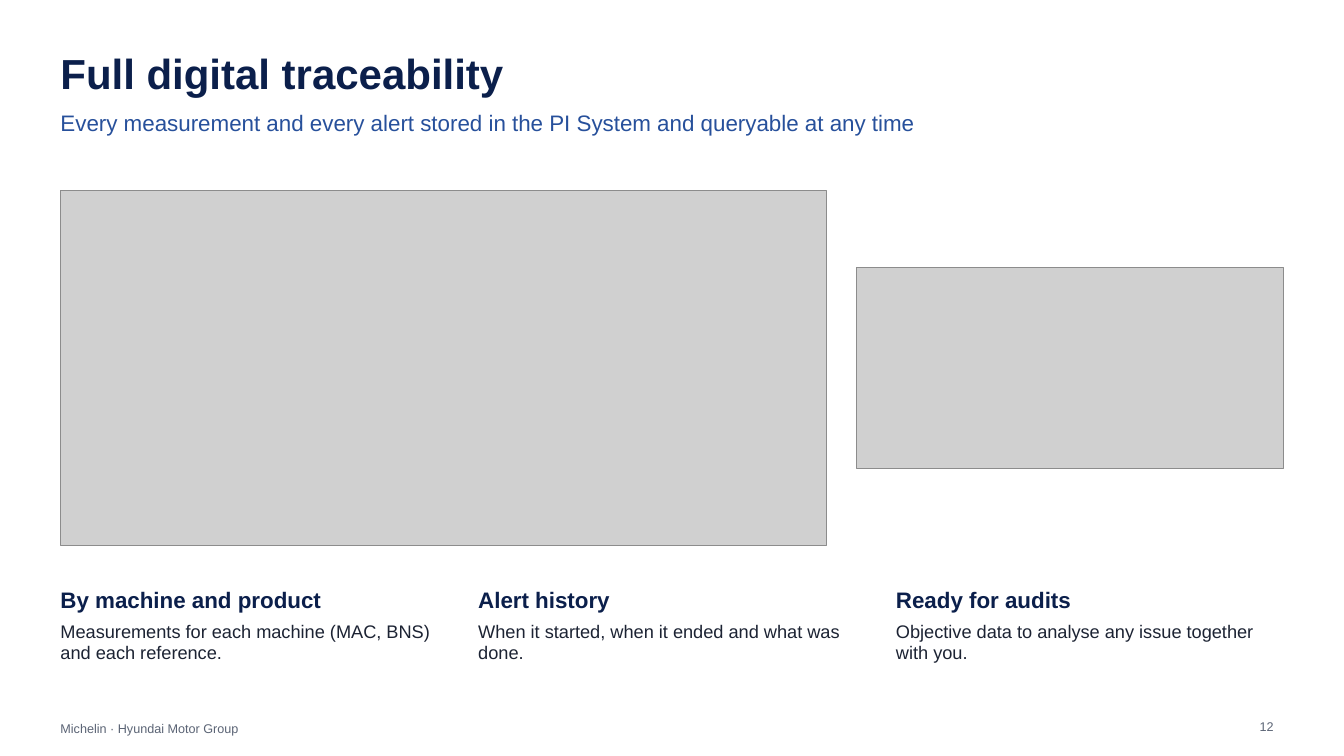
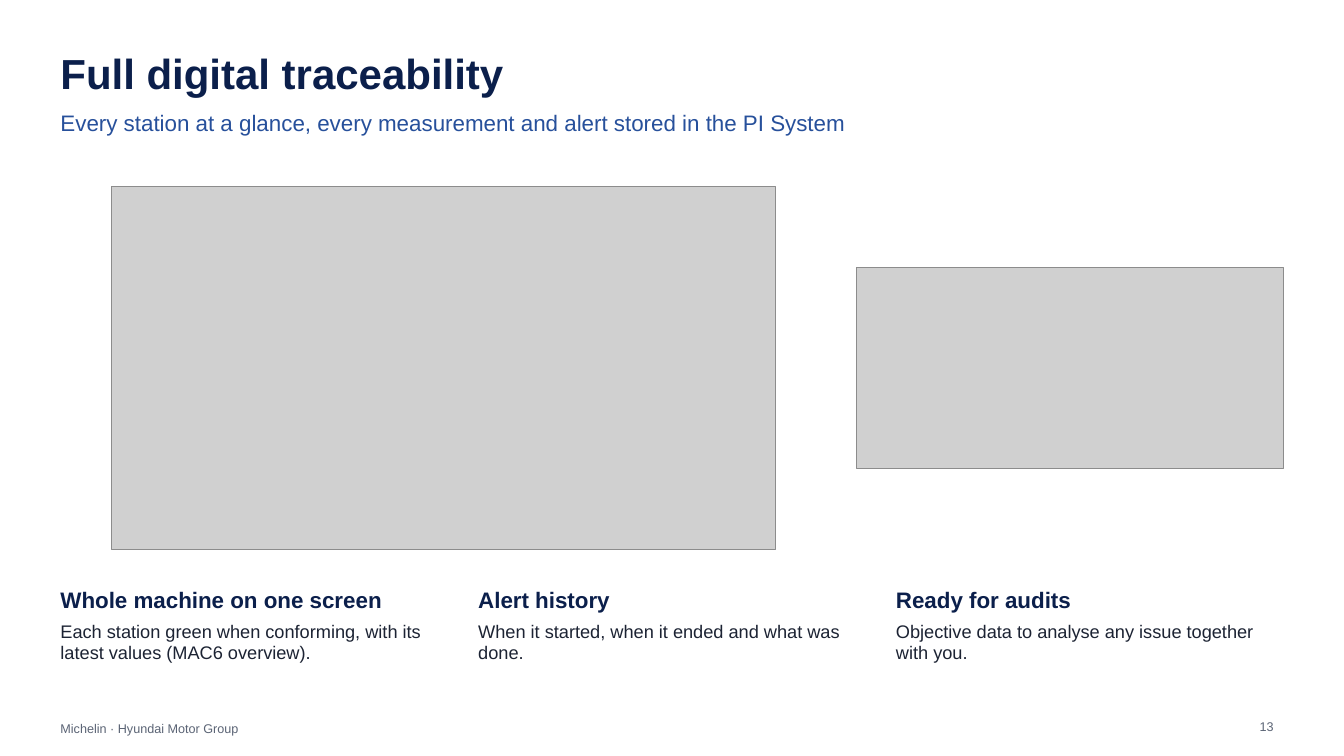
Before and after one commit to Asierenux/blank-app, a slide deck: slide 13 of presentaciones/Michelin_Hyundai_Digital_Manufacturing_EN.pptx (slide 12 before the commit). Drawn at 1344x756 pixels with LibreOffice and Linux fonts; fonts in the diff are those of the drawing; grey boxes stand for pictures; background and template pictures are left out. Boxes give left, top, right and bottom in pixels: in the first picture for what was removed or moved away, otherwise in the second. Text is boxed around its words. In the diff, an @@ line names an element or a change of style, - is before the commit and + after.

```diff
--- a/presentaciones/Michelin_Hyundai_Digital_Manufacturing_EN.pptx
+++ b/presentaciones/Michelin_Hyundai_Digital_Manufacturing_EN.pptx
@@ text at box(60, 114, 844, 136): text changed @@
-Every measurement and every alert stored in the PI System and queryable at any time
+Every station at a glance, every measurement and alert stored in the PI System
@@ picture: place and size @@
-picture at box(60, 191, 827, 545)
+picture at box(112, 187, 776, 549)
@@ text at box(60, 591, 382, 609): text changed @@
-By machine and product
+Whole machine on one screen
@@ text at box(60, 624, 421, 663): text changed @@
-Measurements for each machine (MAC, BNS) and each reference.
+Each station green when conforming, with its latest values (MAC6 overview).
@@ page number at box(1260, 722, 1274, 731): text changed @@
-12
+13
```
Also in this commit, not shown: 1 slide added.
